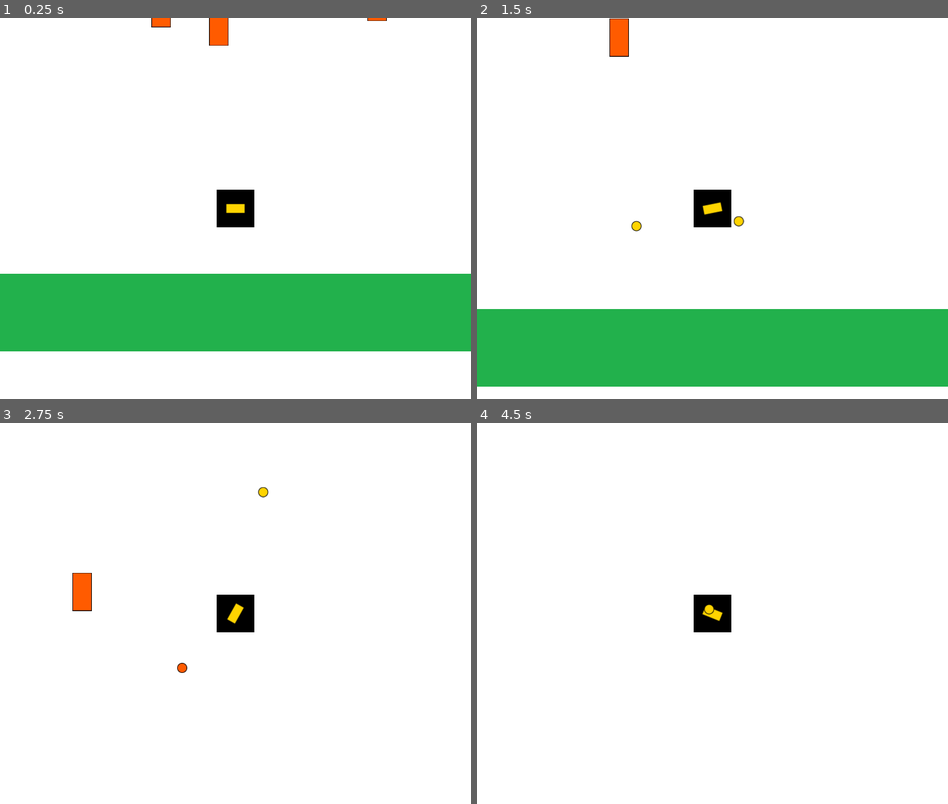
Above: before the commit, frames 1-4 (two rows, left to right).
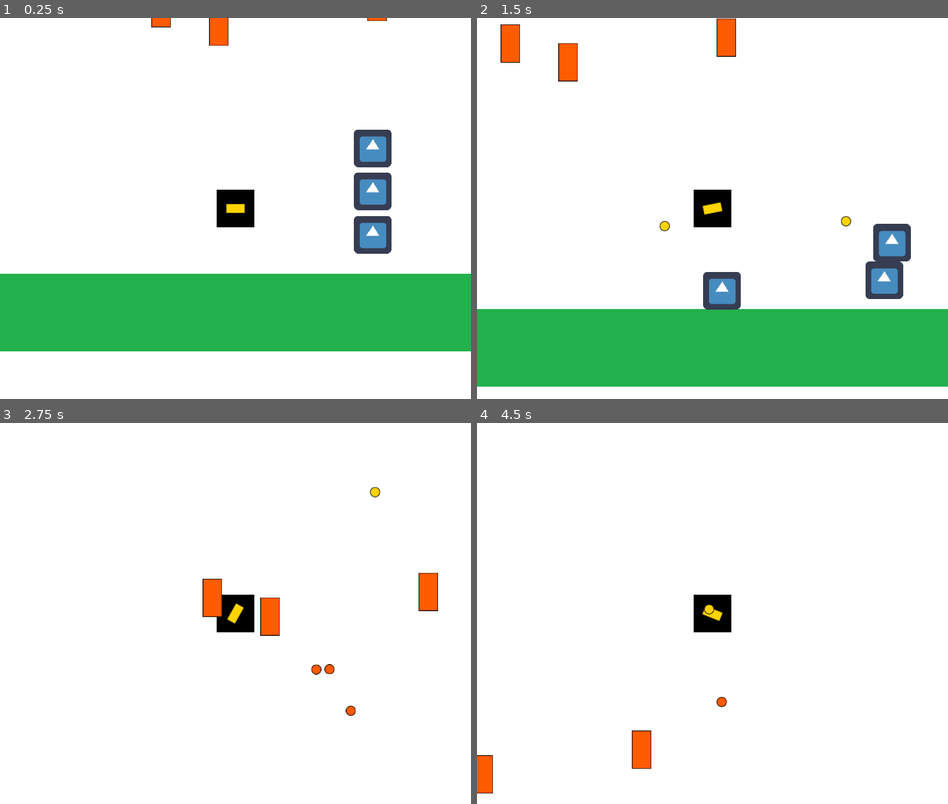
Above: after the commit, the same moments.

Repository: Markosuuu/entregas-ipv-diaz-marcos
Game: Godot game, scene res://Main.tscn
Same seed, same stepped clock (60 frames per second), same inputs: the game is played once before the commit and once after it. The engine's default icon, where the game draws it, is replaced by a stand-in: a white triangle on a blue panel in a dark square.
Inputs (mouse positions are in pixels of both pictures, inside the frame that each line leads up to):
- Up to frame 1 (0.25 s): no input
- Up to frame 2 (1.5 s): move the mouse to (816, 189) at 0.52 s; hold D (move_right) 0.53-1.28 s; click (816, 189) at 0.6 s; tap Space (Saltar) at 0.77 s; move the mouse to (618, 227) at 1.27 s; hold A (move_left) from 1.28 s (still down); click (618, 227) at 1.35 s
- Up to frame 3 (2.75 s): tap Space (Saltar) at 1.52 s; move the mouse to (282, 529) at 2.02 s; release A (move_left) at 2.03 s; hold D (move_right) from 2.03 s (still down); click (282, 529) at 2.1 s
- Up to frame 4 (4.5 s): move the mouse to (688, 689) at 2.77 s; click (688, 689) at 2.85 s; tap Space (Saltar) at 3.02, 3.77 s; move the mouse to (853, 670) at 3.52 s; release D (move_right) at 3.53 s; hold A (move_left) from 3.53 s (still down); click (853, 670) at 3.6 s; move the mouse to (571, 556) at 4.27 s; click (571, 556) at 4.35 s

The runs differ from the first frame. In frame 1, 2.2% of the frame differs, in the area x 75-84%, y 29-62%; in frame 2, 4.1%, in the area x 5-93%, y 0-77%; in frame 3, 1.9%; in frame 4, 0.8%.

Commit message:
feat: se agregan objetos con física

Diff:
--- a/entrega-3-diaz-marcos/Main.tscn
+++ b/entrega-3-diaz-marcos/Main.tscn
@@ -6,6 +6,7 @@
 [ext_resource type="PackedScene" uid="uid://jol00w8yagys" path="res://entities/mundo/floor.tscn" id="3_3dxm6"]
 [ext_resource type="PackedScene" uid="uid://6m10nni0kxyn" path="res://entities/enemigos/torreta.tscn" id="5_fos0i"]
 [ext_resource type="Script" uid="uid://iv0hibu1p2rw" path="res://spawner_torretas.gd" id="7_lgr22"]
+[ext_resource type="PackedScene" uid="uid://bnh2gwoq0vkuw" path="res://entities/mundo/caja.tscn" id="7_trn2v"]
 
 [node name="Main" type="Node" unique_id=1484748220]
 script = ExtResource("1_cm0pq")
@@ -41,3 +42,20 @@
 [node name="SpawnerTorretas" type="Node" parent="." unique_id=1790003435]
 script = ExtResource("7_lgr22")
 turret_scene = ExtResource("5_fos0i")
+
+[node name="Objetos" type="Node" parent="." unique_id=1052711924]
+
+[node name="Caja" parent="Objetos" unique_id=1203634100 instance=ExtResource("7_trn2v")]
+position = Vector2(646, 421)
+mass = 0.5
+lock_rotation = true
+
+[node name="Caja2" parent="Objetos" unique_id=349368005 instance=ExtResource("7_trn2v")]
+position = Vector2(646, 347)
+mass = 0.5
+lock_rotation = true
+
+[node name="Caja3" parent="Objetos" unique_id=357845490 instance=ExtResource("7_trn2v")]
+position = Vector2(646, 274)
+mass = 0.5
+lock_rotation = true
--- /dev/null
+++ b/entrega-3-diaz-marcos/entities/mundo/caja.tscn
@@ -0,0 +1,18 @@
+[gd_scene format=3 uid="uid://bnh2gwoq0vkuw"]
+
+[ext_resource type="Texture2D" uid="uid://d1yunpxhe0o6x" path="res://icon.png" id="1_1wjvy"]
+
+[sub_resource type="RectangleShape2D" id="RectangleShape2D_27kq1"]
+size = Vector2(64, 64)
+
+[node name="Caja" type="RigidBody2D" unique_id=1203634100]
+collision_layer = 4
+collision_mask = 5
+sleeping = true
+max_contacts_reported = 1
+
+[node name="Sprite2D" type="Sprite2D" parent="." unique_id=429903830]
+texture = ExtResource("1_1wjvy")
+
+[node name="CollisionShape2D" type="CollisionShape2D" parent="." unique_id=749996815]
+shape = SubResource("RectangleShape2D_27kq1")
--- a/entrega-3-diaz-marcos/entities/player/Player.gd
+++ b/entrega-3-diaz-marcos/entities/player/Player.gd
@@ -8,6 +8,7 @@
 @export var FRICCION: float = 0.1
 @export var DISTANCIA_SALTO: float = 100
 @export var GRAVEDAD: float = 2
+@export var FUERZA_DE_EMPUJE: float = 200.0
 
 #var velocidad: Vector2 = Vector2.ZERO
 var contenedor_balas: Node
@@ -43,3 +44,10 @@
 	_get_inputs()
 	velocity.y += GRAVEDAD
 	self.move_and_slide()
+	self._empujar_cajas()
+
+func _empujar_cajas() -> void:
+	for i in get_slide_collision_count():
+		var c = get_slide_collision(i)
+		if c.get_collider() is RigidBody2D:
+			c.get_collider().apply_central_impulse(-c.get_normal() * FUERZA_DE_EMPUJE)
--- a/entrega-3-diaz-marcos/entities/player/Player.tscn
+++ b/entrega-3-diaz-marcos/entities/player/Player.tscn
@@ -12,6 +12,7 @@
 [node name="Player" type="CharacterBody2D" unique_id=928494726]
 position = Vector2(-0.0635071, 0.165405)
 collision_layer = 2
+collision_mask = 7
 script = ExtResource("1")
 
 [node name="CollisionShape2D" type="CollisionShape2D" parent="." unique_id=987843505]
